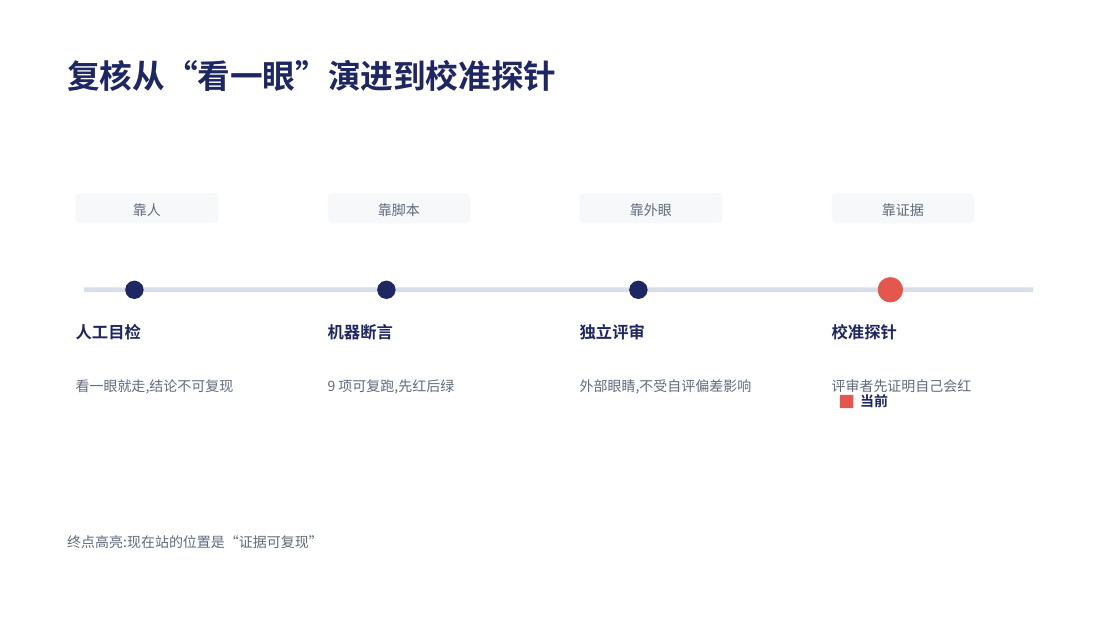
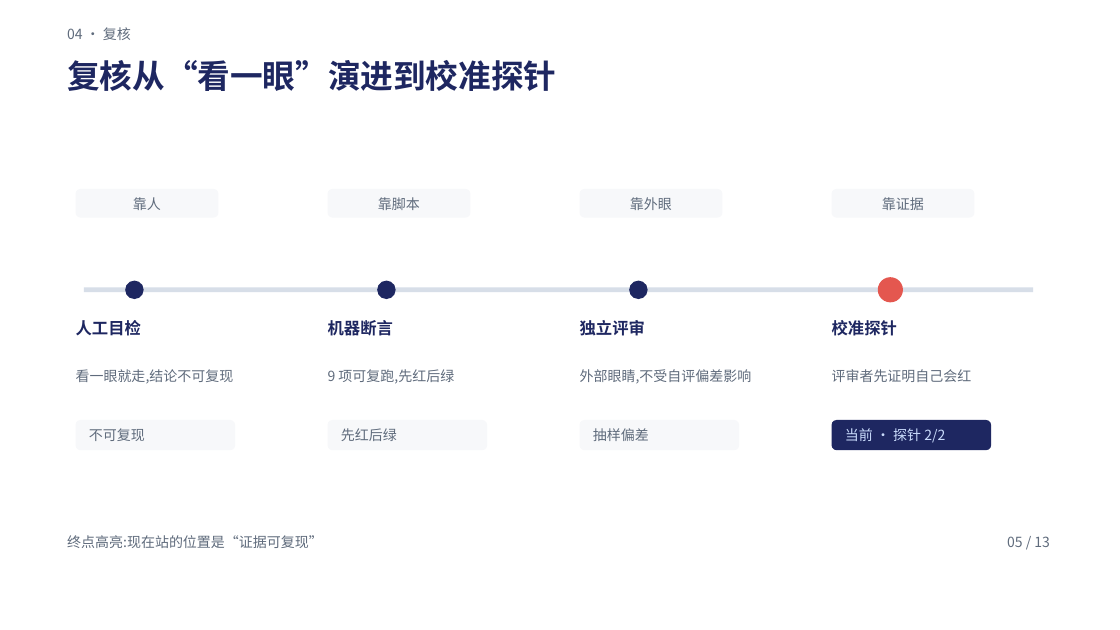
Before and after one commit to Tlaven/skill-repo, a slide deck: slide 5 of pptx-delivery/examples/acceptance-sample/deck.pptx (slide 6 before the commit). Drawn at 1120x630 pixels with LibreOffice and Linux fonts; fonts in the diff are those of the drawing. Boxes give left, top, right and bottom in pixels: in the first picture for what was removed or moved away, otherwise in the second. Text is boxed around its words. In the diff, an @@ line names an element or a change of style, - is before the commit and + after.

Commit message:
feat(pptx-delivery): 按作者语境重做示例——单页信息密度(13 页,每页 ≥3 模块)
- 纠正"丰富"的理解(脚手架 v0.1):丰富 = 单页组件密度 × 信息具体度(信息图 / 咨询 exhibit),
  不是"每页一个极简原型";新增通例 13、修订底层观察 5,标注作者二次指正为触发
- 示例重做:13 页,每页 ≥3 模块 —— 章节栏 + 页码 + 锚线之外,页内叠数字带 / 阈值来源栏 /
  图例 / 5 行命令表 / 标签层 / 6 个 KPI 瓦片 / VS 徽章 / 证据条 / 用法表 / 行动 chip;
  新增环形图(sharp 生成)与点阵纹理;数字随实际断言值更新(291 处对比度)
- validate PASSED;两层断言 0/0(13 页,C5 checked=291);CHECK.md 重写(模块组成表 + 13 页口径)
- 清理:柱图页已被环形图替代,移除孤儿资源 assets/chart-bars.png 与生成代码

```diff
--- a/pptx-delivery/examples/acceptance-sample/deck.pptx
+++ b/pptx-delivery/examples/acceptance-sample/deck.pptx
@@ text added at [67, 27, 131, 40], 12 pt, text #5F6B7C @@
+04 · 复核
@@ 8 texts, 4 rounded rectangles: place and size @@
-8 texts, 4 rounded rectangles at [76, 193, 975, 340]
+8 texts, 4 rounded rectangles at [76, 189, 975, 336]
@@ text "看一眼就走,结论不可复现": place and size @@
-text "看一眼就走,结论不可复现" at [76, 379, 234, 394]
+text "看一眼就走,结论不可复现" at [76, 369, 234, 384]
@@ text "9 项可复跑,先红后绿": place and size @@
-text "9 项可复跑,先红后绿" at [328, 379, 454, 394]
+text "9 项可复跑,先红后绿" at [328, 369, 454, 384]
@@ text "外部眼睛,不受自评偏差影响": place and size @@
-text "外部眼睛,不受自评偏差影响" at [580, 379, 752, 394]
+text "外部眼睛,不受自评偏差影响" at [580, 369, 752, 384]
@@ text "评审者先证明自己会红" rewrapped from [832, 379, 972, 396] to [832, 369, 972, 382] @@
@@ rectangle removed at [840, 395, 854, 408] @@
@@ rounded rectangle added at [76, 420, 235, 450], fill #F7F8FA @@
@@ text added at [89, 428, 145, 441], 12 pt, text #5F6B7C @@
+不可复现
@@ rounded rectangle added at [328, 420, 487, 450], fill #F7F8FA @@
@@ text added at [341, 428, 397, 441], 12 pt, text #5F6B7C @@
+先红后绿
@@ rounded rectangle added at [580, 420, 739, 450], fill #F7F8FA @@
@@ text added at [593, 428, 649, 441], 12 pt, text #5F6B7C @@
+抽样偏差
@@ rounded rectangle added at [832, 420, 991, 450], fill #1E2761 @@
@@ text at [845, 428, 945, 443]: text changed; text colour #1E2761 to #CADCFC; bold off @@
-当前
+当前 · 探针 2/2
@@ text added at [1007, 536, 1050, 547], 12 pt, text #5F6B7C @@
+05 / 13
```
Also in this commit, not shown: 11 other slides changed, 1 slide added, 3 slides removed, 23 other files.
